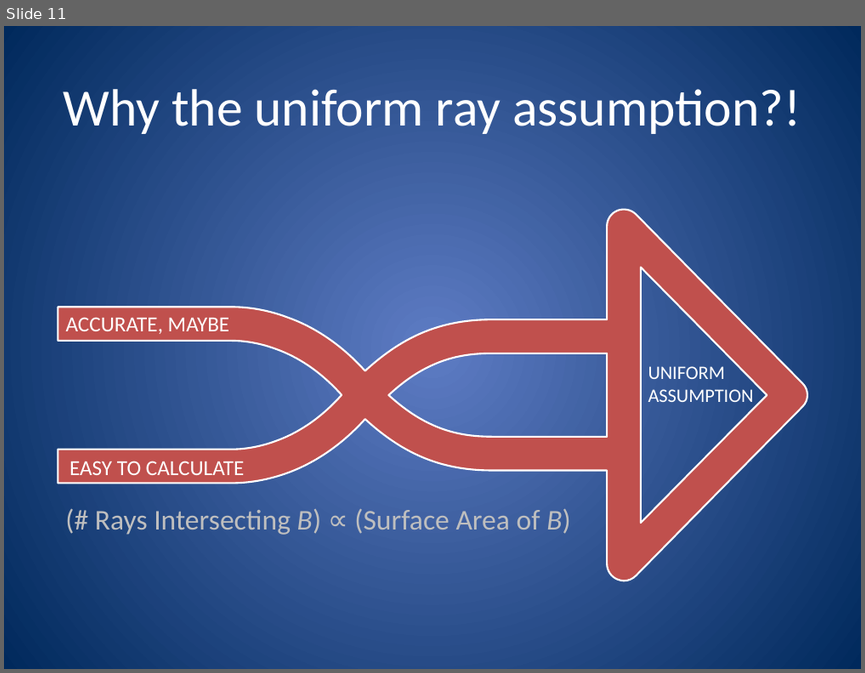
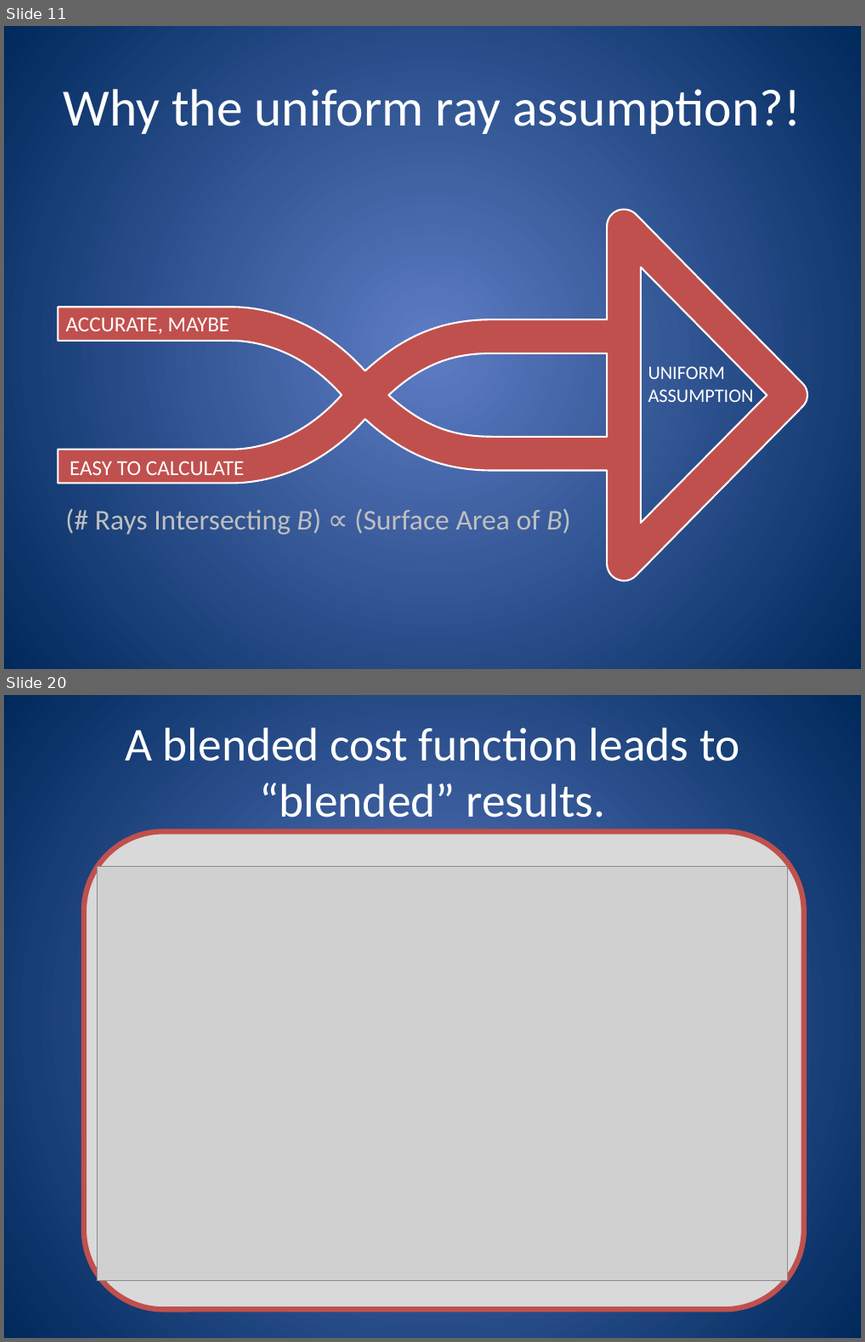
Before and after one commit to nfeltman/RayView, a slide deck: final/FinalPresentation.pptx. Shown one above the other, each under a label of ours: slide 11 before the commit, slides 11 and 20 after it; the slides between them are not shown. The pictures are 865x673 and 865x1342 pixels, drawn with LibreOffice and Linux fonts; fonts in the diff are those of the drawing; grey boxes stand for pictures. Boxes give left, top, right and bottom in pixels: in the first picture for what was removed or moved away, otherwise in the second. Text is boxed around its words. In the diff, an @@ line names an element or a change of style, - is before the commit and + after.

```diff
--- a/final/FinalPresentation.pptx
+++ b/final/FinalPresentation.pptx
@@ slide 20 added at bbox=[4, 695, 861, 1338], background gradient #5E7CC5 to #00295C @@
@@ title added at bbox=[125, 727, 739, 817], 39.6 pt, text #FFFFFF @@
+A blended cost function leads to “blended” results.
@@ rounded rectangle added at bbox=[84, 831, 803, 1309], fill #D9D9D9, outline #C0504D 4.5 pt @@
@@ picture added at bbox=[97, 867, 787, 1280] @@
```
Also in this commit, not shown: 1 slide changed, 11 other slides added, 4 slides removed, 1 other file.
